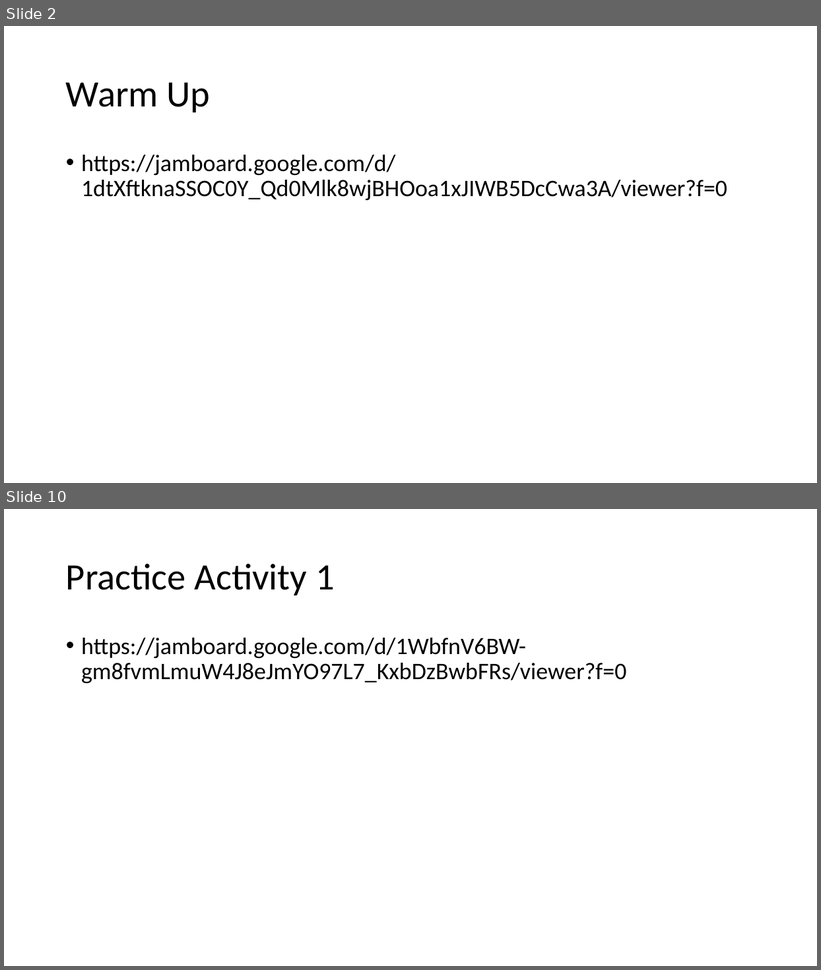
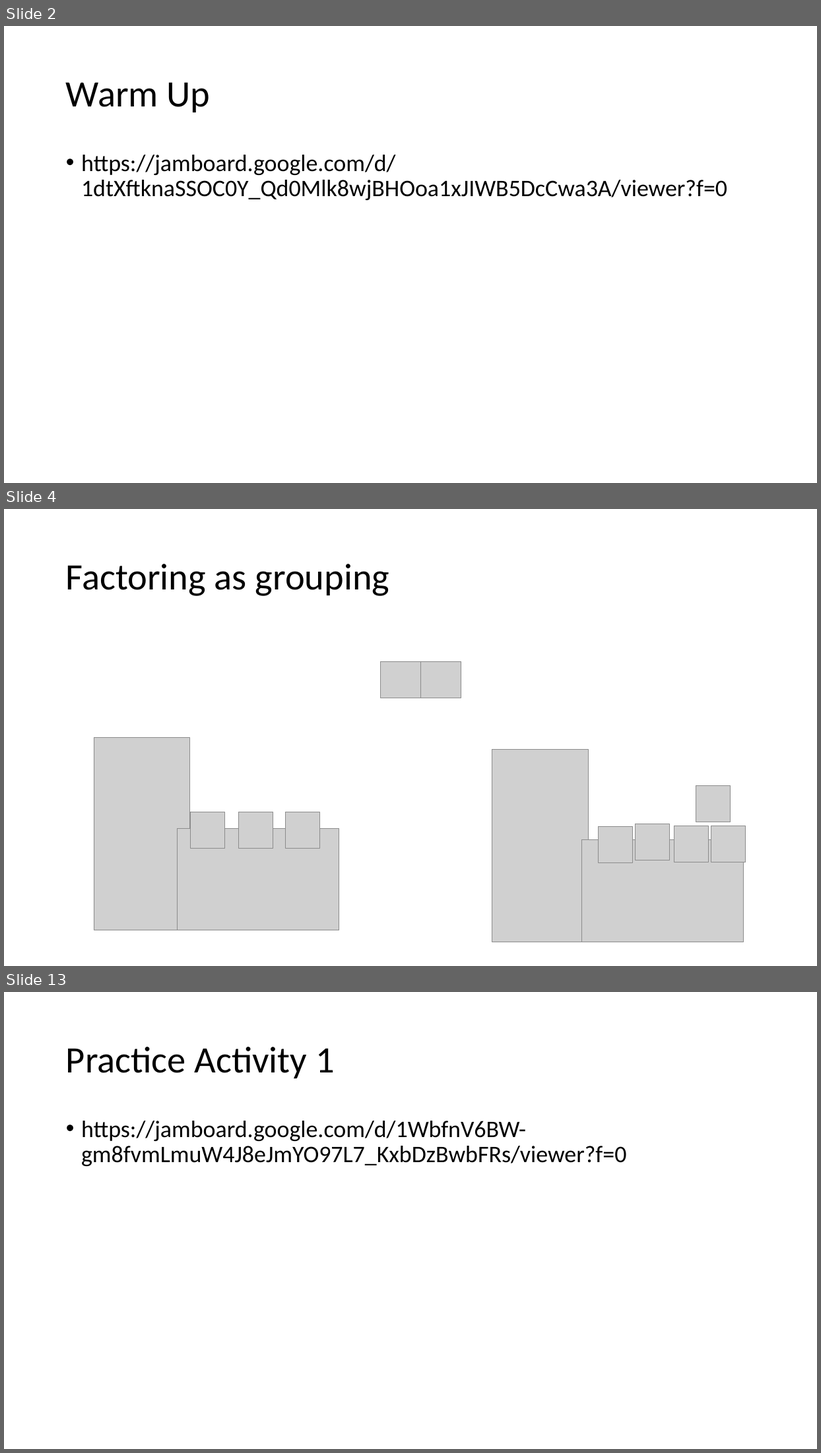
Before and after one commit to millerdoug/notes, a slide deck: MiniLesson.pptx. Shown one above the other, each under a label of ours: slides 2 and 10 before the commit, slides 2, 4 and 13 after it; the slides between them are not shown. The pictures are 821x970 and 821x1453 pixels, drawn with LibreOffice and Linux fonts; fonts in the diff are those of the drawing; grey boxes stand for pictures. Boxes give left, top, right and bottom in pixels: in the first picture for what was removed or moved away, otherwise in the second. Text is boxed around its words. In the diff, an @@ line names an element or a change of style, - is before the commit and + after.

```diff
--- a/MiniLesson.pptx
+++ b/MiniLesson.pptx
@@ slide 4 added at <box>4,509,817,966</box>, background #FFFFFF @@
@@ title added at <box>66,564,389,596</box>, 44 pt, text #000000 @@
+Factoring as grouping
@@ picture added at <box>381,661,421,698</box> @@
@@ picture added at <box>421,661,461,698</box> @@
@@ picture added at <box>94,738,189,931</box> @@
@@ picture added at <box>492,750,588,943</box> @@
@@ picture added at <box>696,786,731,823</box> @@
@@ picture added at <box>191,812,225,849</box> @@
@@ picture added at <box>239,812,273,849</box> @@
@@ picture added at <box>286,812,320,849</box> @@
@@ picture added at <box>636,824,669,861</box> @@
@@ picture added at <box>178,829,339,931</box> @@
@@ picture added at <box>582,840,744,942</box> @@
@@ picture added at <box>599,827,633,863</box> @@
@@ picture added at <box>675,826,708,863</box> @@
@@ picture added at <box>711,826,745,863</box> @@
@@ what was slide 10 is now slide 13 @@
```
Also in this commit, not shown: 4 slides changed, 5 other slides added, 3 slides removed, 1 other file.
